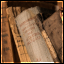
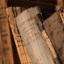
Two versions of the same layered image (64x64). Layer-by-layer changes:
removed layer "overlay" (was overlay) over [1, 1, 63, 63]
removed layer "border" over [0, 0, 64, 64]
